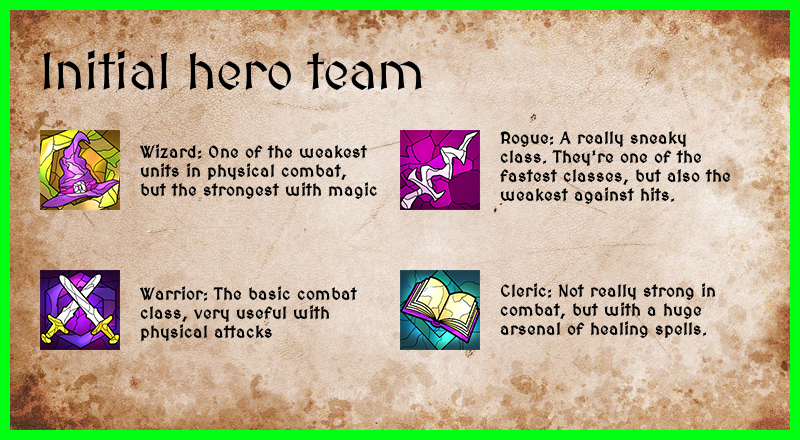
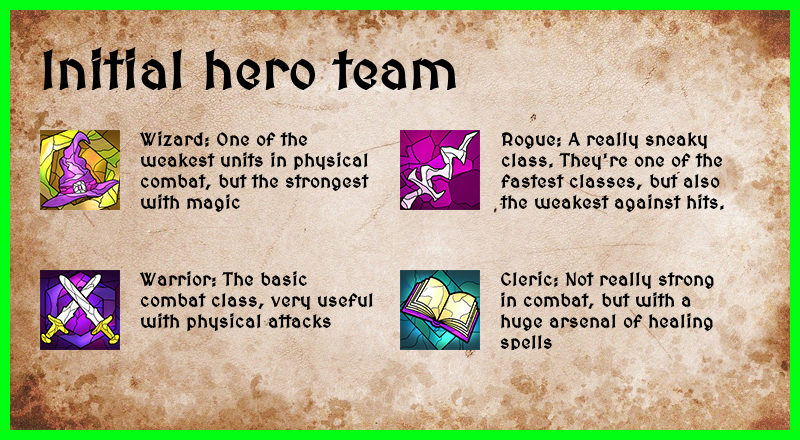
Two versions of the same layered image (w=800, h=440). Layer-by-layer changes:
painted on "Initial hero team" over [43, 47, 456, 90]
painted on "Rogue: A really sneaky class. ..." over [500, 131, 730, 212]
painted on "Warrior: The basic combat clas..." over [140, 271, 373, 341]
painted on "Cleric: Not really strong in c..." over [500, 271, 716, 350]
painted on "Wizard: One of the weakest uni..." over [140, 131, 377, 212]
